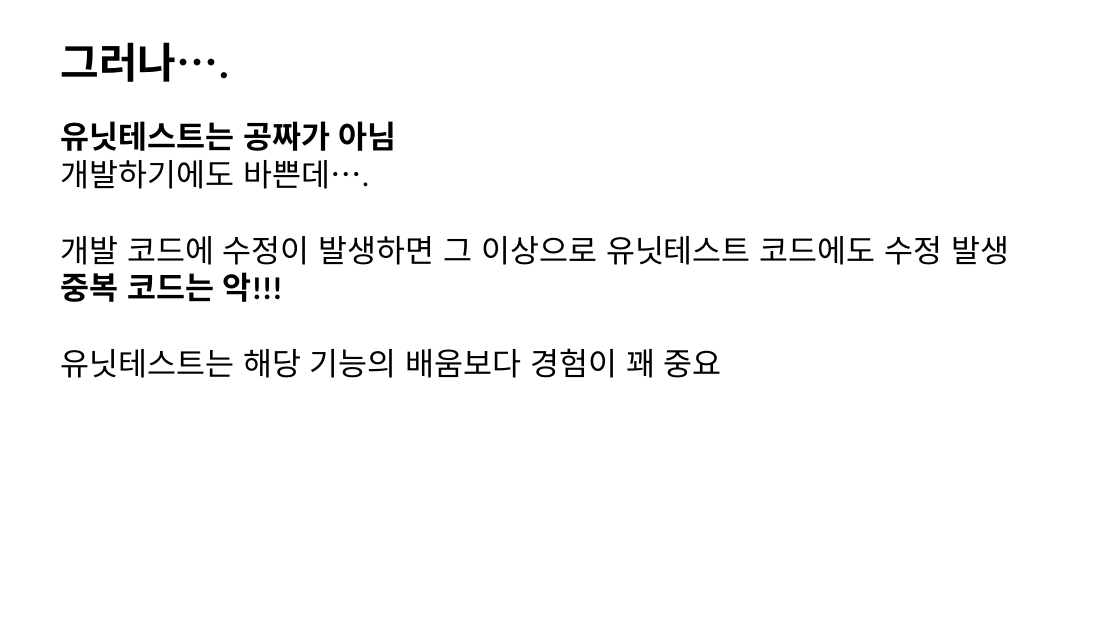
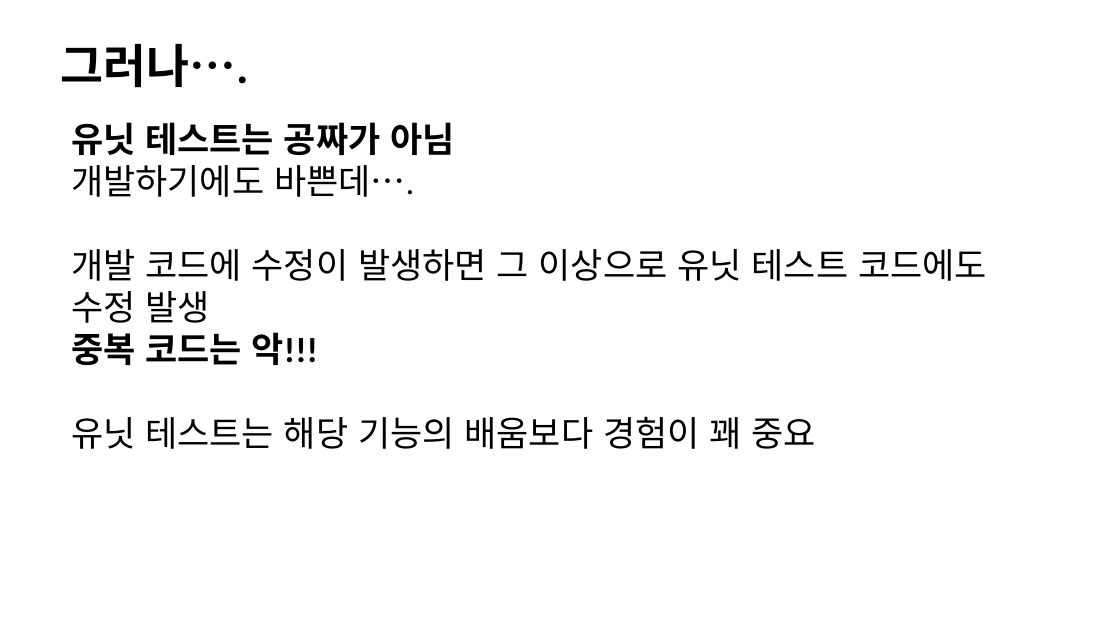
Before and after one commit to jacking75/conf_cpp_korea_2018-08, a slide deck: slide 14 of [C++ Korea 4th Seminar]Visual Cpp에서 유닛 테스트 하기.pptx (slide 9 before the commit). Drawn at 1120x630 pixels with LibreOffice and Linux fonts; fonts in the diff are those of the drawing. Boxes give left, top, right and bottom in pixels: in the first picture for what was removed or moved away, otherwise in the second. Text is boxed around its words. In the diff, an @@ line names an element or a change of style, - is before the commit and + after.

```diff
--- a/[C++ Korea 4th Seminar]Visual Cpp에서 유닛 테스트 하기.pptx
+++ b/[C++ Korea 4th Seminar]Visual Cpp에서 유닛 테스트 하기.pptx
@@ text "그러나…." at bbox=[60, 44, 248, 88]: size 72 to 80 pt @@
@@ text at bbox=[71, 122, 987, 449]: text changed; size 54 to 60 pt @@
-유닛테스트는 공짜가 아님
-개발하기에도 바쁜데….
-개발 코드에 수정이 발생하면 그 이상으로 유닛테스트 코드에도 수정 발생
-중복 코드는 악!!!
-유닛테스트는 해당 기능의 배움보다 경험이 꽤 중요
+유닛 테스트는 공짜가 아님
+개발하기에도 바쁜데….
+개발 코드에 수정이 발생하면 그 이상으로 유닛 테스트 코드에도 수정 발생
+중복 코드는 악!!!
+유닛 테스트는 해당 기능의 배움보다 경험이 꽤 중요
```
Also in this commit, not shown: 15 other slides changed, 13 slides added, 7 slides removed.
